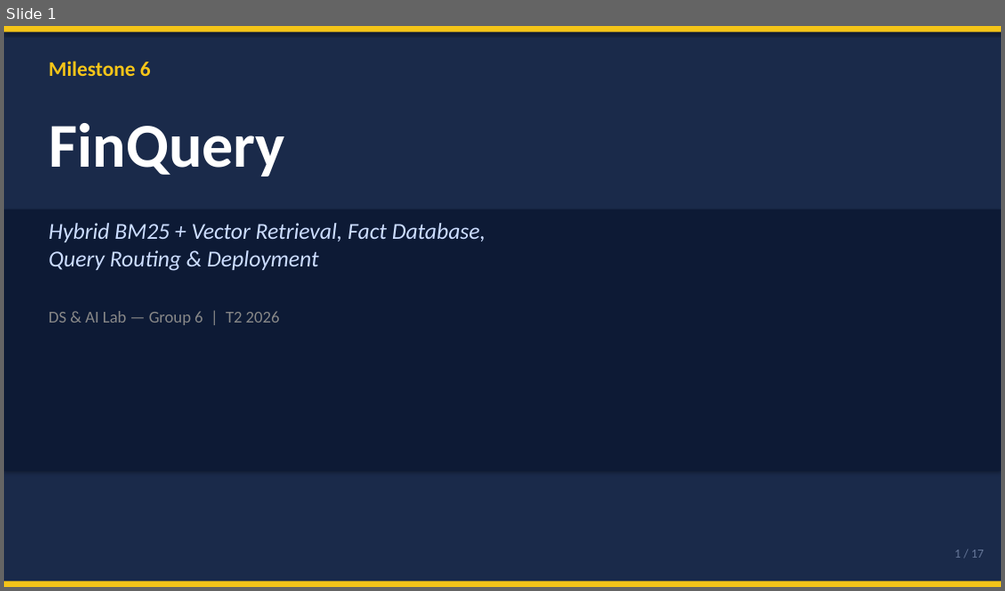
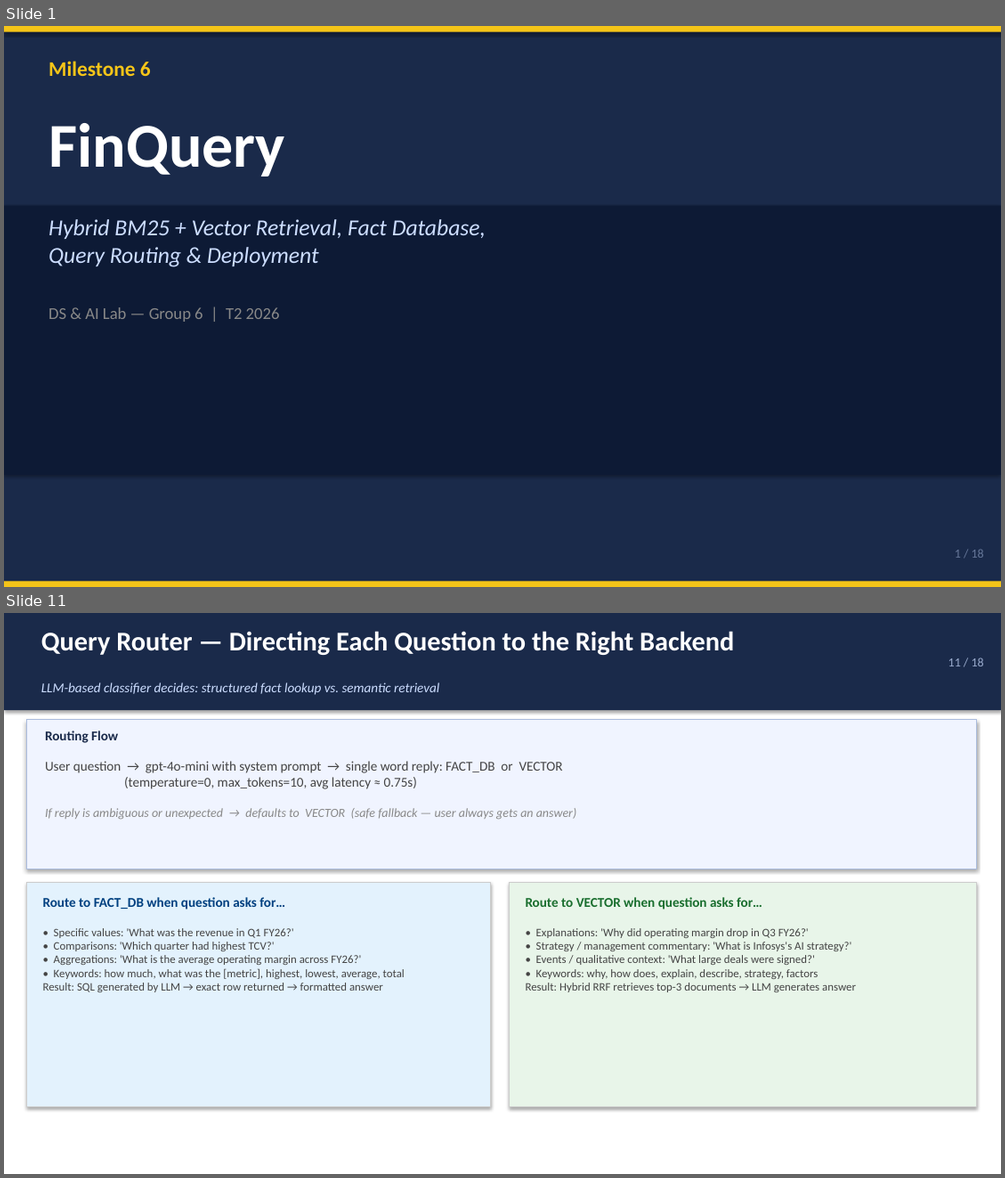
Before and after one commit to nandypi/Group-6-DS-and-AI-Lab-Project, a slide deck: Slides/DSAI_Team_6_Milestone6.pptx. Shown one above the other, each under a label of ours: slide 1 before the commit, slides 1 and 11 after it; the slides between them are not shown. The pictures are 1005x591 and 1005x1178 pixels, drawn with LibreOffice and Linux fonts; fonts in the diff are those of the drawing. Boxes give left, top, right and bottom in pixels: in the first picture for what was removed or moved away, otherwise in the second. Text is boxed around its words. In the diff, an @@ line names an element or a change of style, - is before the commit and + after.

```diff
--- a/Slides/DSAI_Team_6_Milestone6.pptx
+++ b/Slides/DSAI_Team_6_Milestone6.pptx
@@ slide 11 added at <box>4,613,1001,1174</box>, background #FFFFFF @@
@@ rectangle added at <box>4,613,1001,710</box>, fill #1A2A4A @@
@@ text added at <box>41,631,734,655</box>, 26 pt, text #FFFFFF, bold @@
+Query Router — Directing Each Question to the Right Backend
@@ text added at <box>948,657,984,666</box>, 12 pt, text #99AACC @@
+11 / 18
@@ text added at <box>41,682,439,695</box>, 13 pt, text #CCDDFF, italic @@
+LLM-based classifier decides: structured fact lookup vs. semantic retrieval
@@ rectangle added at <box>26,719,976,868</box>, fill #F0F4FF, outline #AABBDD 1 pt @@
@@ text added at <box>45,730,118,743</box>, 13 pt, text #1A2A4A, bold @@
+Routing Flow
@@ text added at <box>45,761,563,789</box>, 13 pt, text #444444 @@
+User question → gpt-4o-mini with system prompt → single word reply: FACT_DB or VECTOR
+(temperature=0, max_tokens=10, avg latency ≈ 0.75s)
@@ text added at <box>45,808,576,819</box>, 12 pt, text #888888, italic @@
+If reply is ambiguous or unexpected → defaults to VECTOR (safe fallback — user always gets an answer)
@@ rectangle added at <box>26,882,490,1107</box>, fill #E3F2FD, outline #CCCCCC 0.75 pt @@
@@ text added at <box>43,897,285,909</box>, 13 pt, text #004080, bold @@
+Route to FACT_DB when question asks for…
@@ rectangle added at <box>509,882,976,1107</box>, fill #E8F5E9, outline #CCCCCC 0.75 pt @@
@@ text added at <box>526,897,762,909</box>, 13 pt, text #196E2E, bold @@
+Route to VECTOR when question asks for…
@@ text added at <box>43,928,404,992</box>, 11 pt, text #444444 @@
+• Specific values: 'What was the revenue in Q1 FY26?'
+• Comparisons: 'Which quarter had highest TCV?'
+• Aggregations: 'What is the average operating margin across FY26?'
+• Keywords: how much, what was the [metric], highest, lowest, average, total
+Result: SQL generated by LLM → exact row returned → formatted answer
@@ text added at <box>526,928,856,992</box>, 11 pt, text #444444 @@
+• Explanations: 'Why did operating margin drop in Q3 FY26?'
+• Strategy / management commentary: 'What is Infosys's AI strategy?'
+• Events / qualitative context: 'What large deals were signed?'
+• Keywords: why, how does, explain, describe, strategy, factors
+Result: Hybrid RRF retrieves top-3 documents → LLM generates answer
@@ slide 1 changed as well @@
@@ rectangle: place and size @@
-rectangle at <box>4,209,1001,471</box>
+rectangle at <box>4,206,1001,475</box>
@@ text "Hybrid BM25 + Vector Retrieval, ...": place and size @@
-text "Hybrid BM25 + Vector Retrieval, ..." at <box>48,223,485,271</box>
+text "Hybrid BM25 + Vector Retrieval, ..." at <box>48,219,485,267</box>
@@ text "DS & AI Lab — ...": place and size @@
-text "DS & AI Lab — ..." at <box>48,311,280,325</box>
+text "DS & AI Lab — ..." at <box>48,307,280,321</box>
@@ text at <box>955,549,984,557</box>: text changed @@
-1 / 17
+1 / 18
```
Also in this commit, not shown: 6 other slides changed, 10 other slides added, 10 slides removed.
